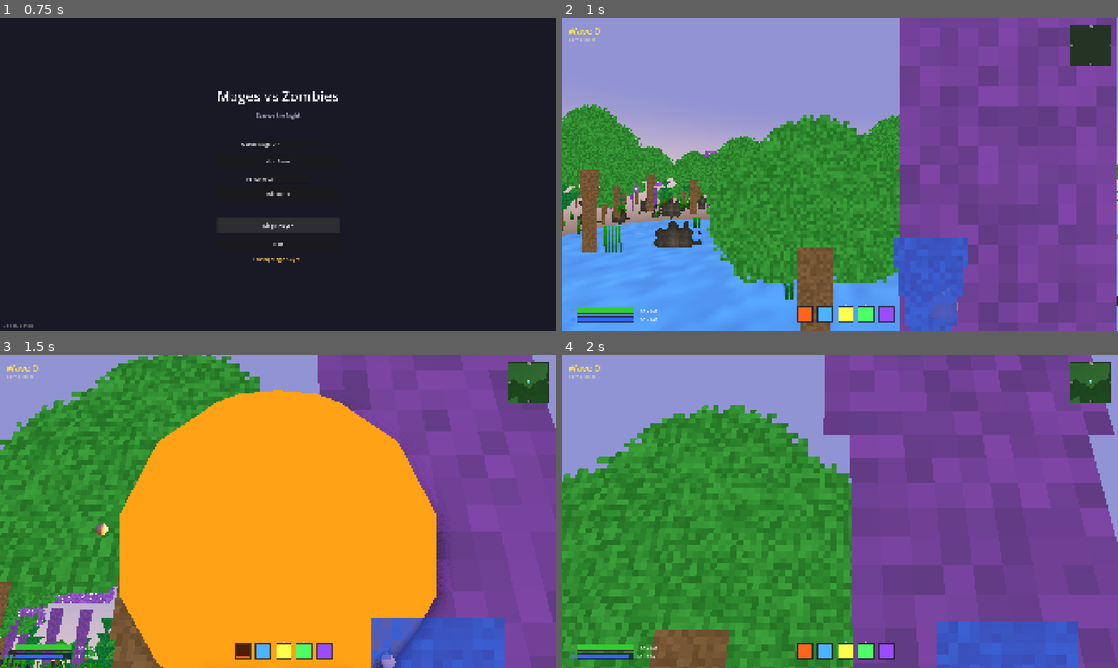
Above: before the commit, frames 1-4 (two rows, left to right).
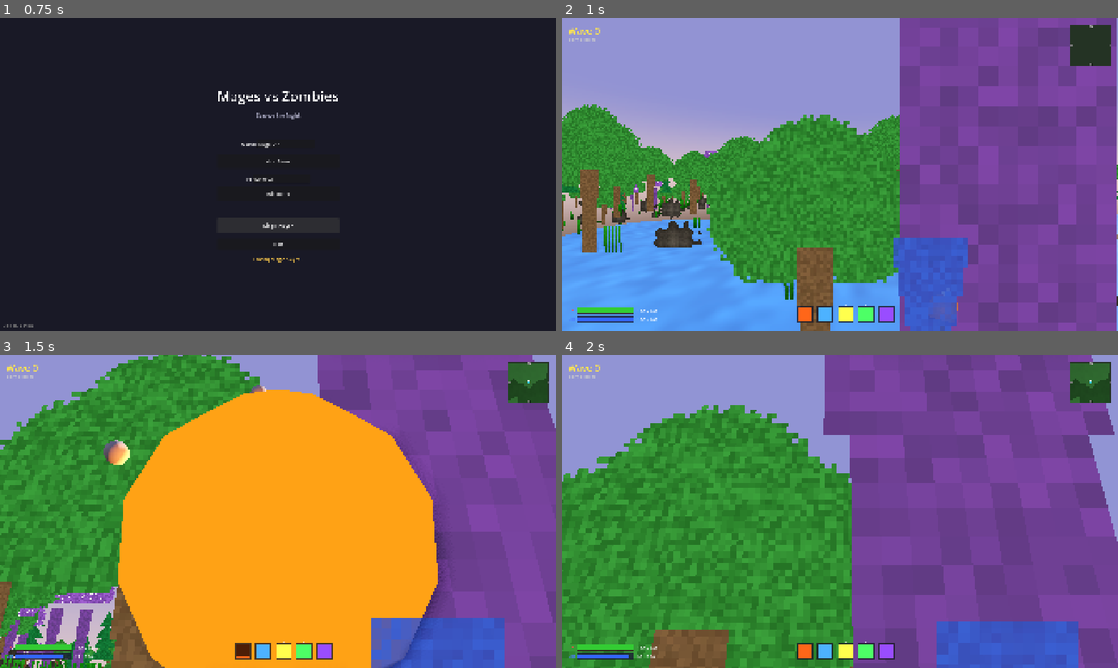
Above: after the commit, the same moments.

Repository: ruapotato/Mages-vs-Zombies
Game: Godot game, scene res://scenes/ui/main_menu.tscn
The game is run twice, just before and just after one commit, with the same random seed, the same clock (stepped at 60 frames per second) and the same inputs.
Inputs (mouse positions are in pixels of both pictures, inside the frame that each line leads up to):
- Up to frame 1 (0.75 s): click "Single Player" at 0.5 s
- Up to frame 2 (1 s): no input
- Up to frame 3 (1.5 s): tap Enter (ui_accept) at 1.25 s; move the mouse to (305, 511) at 1.27 s; hold W (move_forward) from 1.28 s (still down); hold Right mouse button (aim) from 1.28 s (still down); click (305, 511) at 1.42 s
- Up to frame 4 (2 s): keep holding W (move_forward); keep holding Right mouse button (aim); tap Space (jump) at 1.52 s

Frame 1 is identical in both runs. In frame 2, 0.2% of the frame differs, in the area x 0-100%, y 51-62%; in frame 3, 1.7%, in the area x 2-80%, y 9-100%; in frame 4, nothing differs.

Commit message:
Fix died signal, projectile aiming, and pine tree textures
Bug Fixes:
- zombie_horde._on_zombie_died now accepts 3 args (zombie, was_headshot, hit_pos)
- Projectile spells (fireball, lightning) now raycast to find crosshair target
  and aim toward that point instead of just camera forward direction
- Pine tree triangular layers now point upward (wide at bottom, narrow at top)
- Frost pine layers also fixed with correct triangle orientation

🤖 Generated with [Claude Code](https://claude.com/claude-code)

Co-Authored-By: Claude Opus 4.5 <noreply@anthropic.com>

Diff:
--- a/scripts/autoload/texture_generator.gd
+++ b/scripts/autoload/texture_generator.gd
@@ -539,13 +539,14 @@
 			if px >= 0 and px < 64:
 				img.set_pixel(px, y, trunk * (0.85 + randf() * 0.15))
 
-	# Triangular pine layers
+	# Triangular pine layers - triangles point UP (wide at bottom, narrow at top)
 	for layer in range(4):
-		var layer_y: int = by - 45 - layer * 22
+		var layer_base_y: int = by - 45 - layer * 18  # Bottom of this layer
+		var layer_height: int = 25
 		var layer_width: int = 25 - layer * 4
-		for y in range(layer_y, layer_y + 25):
-			var progress: float = (y - layer_y) / 25.0
-			var width: int = int(layer_width * (1.0 - progress))
+		for y in range(layer_base_y - layer_height, layer_base_y):
+			var progress: float = float(layer_base_y - y) / float(layer_height)  # 0 at bottom, 1 at top
+			var width: int = int(layer_width * (1.0 - progress))  # Wide at bottom, narrow at top
 			for dx in range(-width, width + 1):
 				var px := cx + dx
 				if px >= 0 and px < 64 and y >= 0 and y < 128:
@@ -711,27 +712,28 @@
 				var ice: Color = trunk.lerp(Color(0.9, 0.95, 1.0), randf() * 0.3)
 				img.set_pixel(px, y, ice)
 
-	# Snow-covered pine layers
+	# Snow-covered pine layers - triangles point UP (wide at bottom, narrow at top)
 	for layer in range(5):
-		var layer_y: int = by - 40 - layer * 18
+		var layer_base_y: int = by - 40 - layer * 15  # Bottom of this layer
+		var layer_height: int = 20
 		var layer_width: int = 22 - layer * 3
-		for y in range(layer_y, layer_y + 20):
-			var progress: float = (y - layer_y) / 20.0
-			var width: int = int(layer_width * (1.0 - progress))
+		for y in range(layer_base_y - layer_height, layer_base_y):
+			var progress: float = float(layer_base_y - y) / float(layer_height)  # 0 at bottom, 1 at top
+			var width: int = int(layer_width * (1.0 - progress))  # Wide at bottom, narrow at top
 			for dx in range(-width, width + 1):
 				var px := cx + dx
 				if px >= 0 and px < 64 and y >= 0 and y < 128:
-					# Snow on top, darker underneath
-					var snow_amount: float = 1.0 - progress * 0.7
+					# Snow on top (near tip), darker underneath
+					var snow_amount: float = progress * 0.7  # More snow near the top
 					var color: Color = leaves.lerp(Color(1, 1, 1), snow_amount * 0.6)
 					img.set_pixel(px, y, color * (0.85 + randf() * 0.15))
 
-	# Snow cap
+	# Snow cap at very top
 	for dy in range(-8, 0):
 		var width: int = 3 - abs(dy) / 3
 		for dx in range(-width, width + 1):
 			var px := cx + dx
-			var py := by - 125 + dy
+			var py := by - 115 + dy
 			if px >= 0 and px < 64 and py >= 0:
 				img.set_pixel(px, py, Color(1, 1, 1))
 
--- a/scripts/enemies/zombie_horde.gd
+++ b/scripts/enemies/zombie_horde.gd
@@ -765,11 +765,11 @@
 
 	all_zombies = valid_zombies
 
-func _on_zombie_died(zombie) -> void:  # ZombieBase
+func _on_zombie_died(zombie: ZombieBase, was_headshot: bool = false, _hit_position: Vector3 = Vector3.ZERO) -> void:
 	total_zombies_killed += 1
 
-	# Emit signal with default values if not multiplayer
-	zombie_died.emit(zombie, 0, false)
+	# Emit signal with headshot info
+	zombie_died.emit(zombie, 0, was_headshot)
 
 	# Remove from active tracking
 	var idx = all_zombies.find(zombie)
--- a/scripts/player/player_controller.gd
+++ b/scripts/player/player_controller.gd
@@ -318,10 +318,24 @@
 			if "speed" in spell_instance:
 				spell_instance.speed = 50.0
 
+		# Raycast from camera center to find where crosshair actually hits
+		var aim_direction := direction
+		if camera:
+			var space_state := get_world_3d().direct_space_state
+			var from := camera.global_position
+			var to := from + direction * 200.0
+			var query := PhysicsRayQueryParameters3D.create(from, to)
+			query.collision_mask = 0b1111  # World, player, enemy, interactable
+			query.exclude = [self]
+			var result := space_state.intersect_ray(query)
+			if result:
+				# Aim from spawn point toward the hit point
+				aim_direction = (result.position - spawn_pos).normalized()
+
 		if spell_instance.has_method("setup_simple"):
-			spell_instance.setup_simple(direction, self)
+			spell_instance.setup_simple(aim_direction, self)
 		elif "velocity" in spell_instance:
-			spell_instance.velocity = direction * 25.0
+			spell_instance.velocity = aim_direction * 25.0
 
 
 func _cast_frost_nova() -> void:
